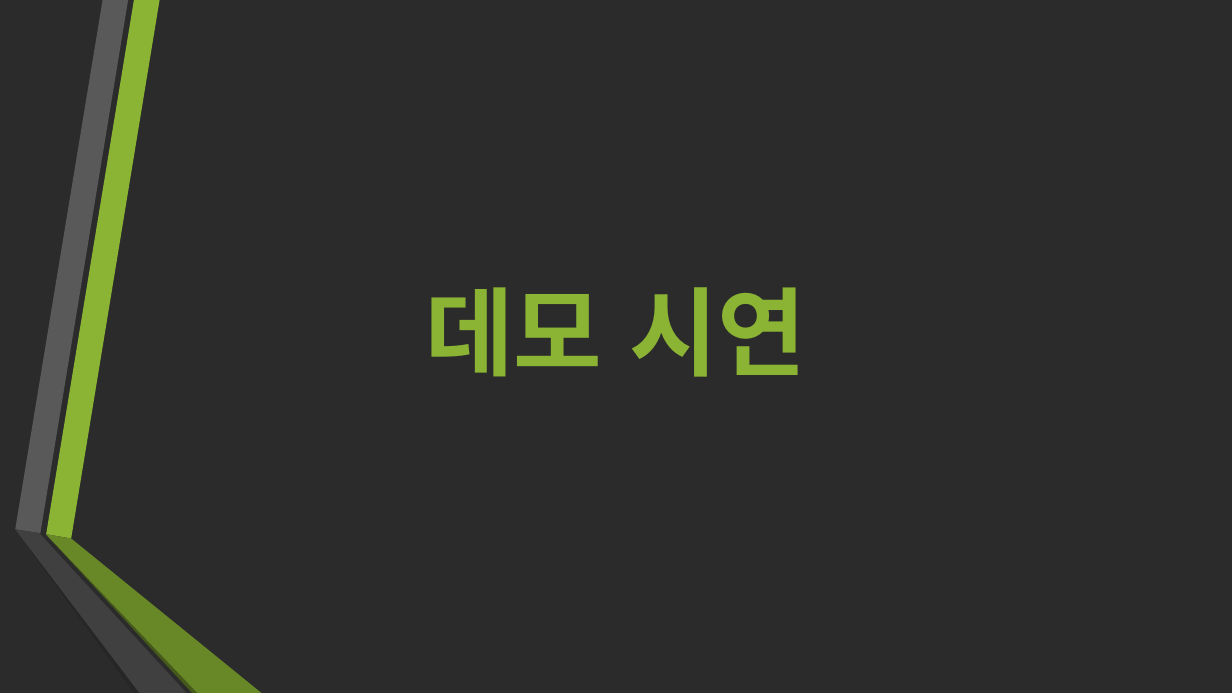
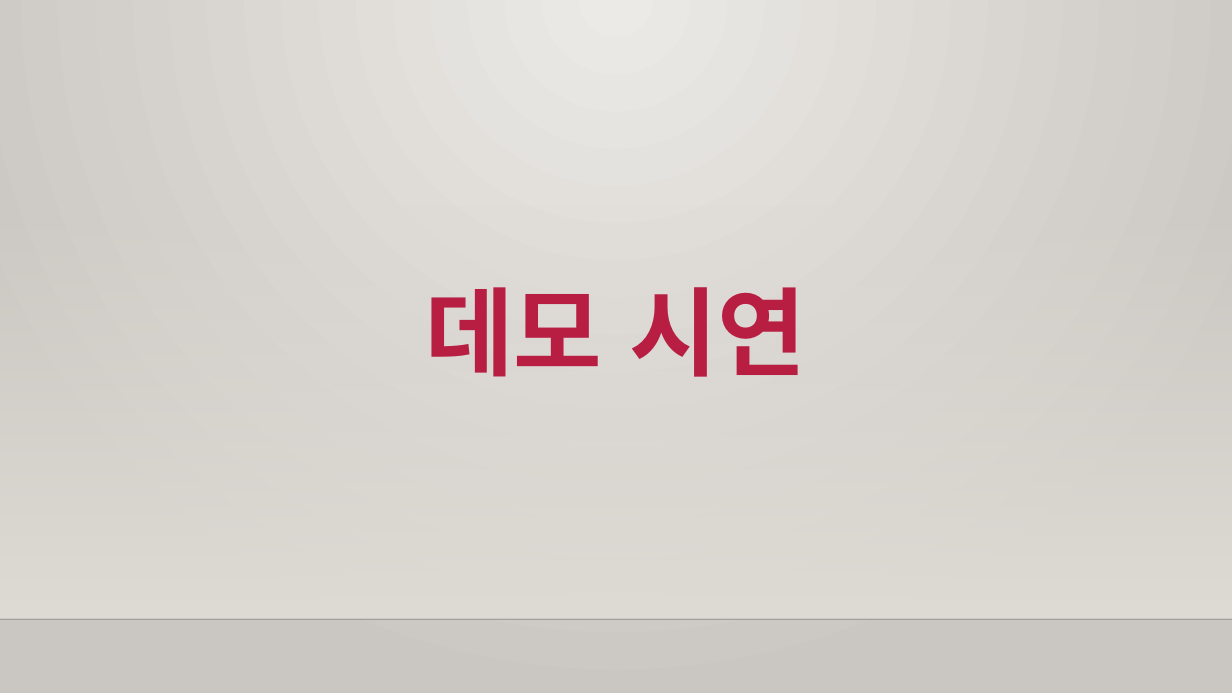
Before and after one commit to jeongHooon/Jungle-War, a slide deck: slide 11 of Jungle War 박정훈 신상우 이수진 이병철.pptx. Drawn at 1232x693 pixels with LibreOffice and Linux fonts; fonts in the diff are those of the drawing; background and template pictures are left out; a plain dark background stands for a picture behind light text. Boxes give left, top, right and bottom in pixels: in the first picture for what was removed or moved away, otherwise in the second. Text is boxed around its words. In the diff, an @@ line names an element or a change of style, - is before the commit and + after.

```diff
--- a/Jungle War 박정훈 신상우 이수진 이병철.pptx
+++ b/Jungle War 박정훈 신상우 이수진 이병철.pptx
@@ background picture (left out) to gradient #ECEAE7 to #CAC7C1 @@
@@ rectangle added at (0, 204, 1232, 619), fill gradient #DFDBD5 @@
@@ text "데모 시연" at (425, 287, 806, 377): text colour #8BB434 to #B71E42 @@
@@ group removed at (15, 0, 262, 693): 6 freeform shapes @@
@@ line added from (0, 619) to (1232, 619), #000001 1 pt @@
```
Also in this commit, not shown: 10 other slides changed.
